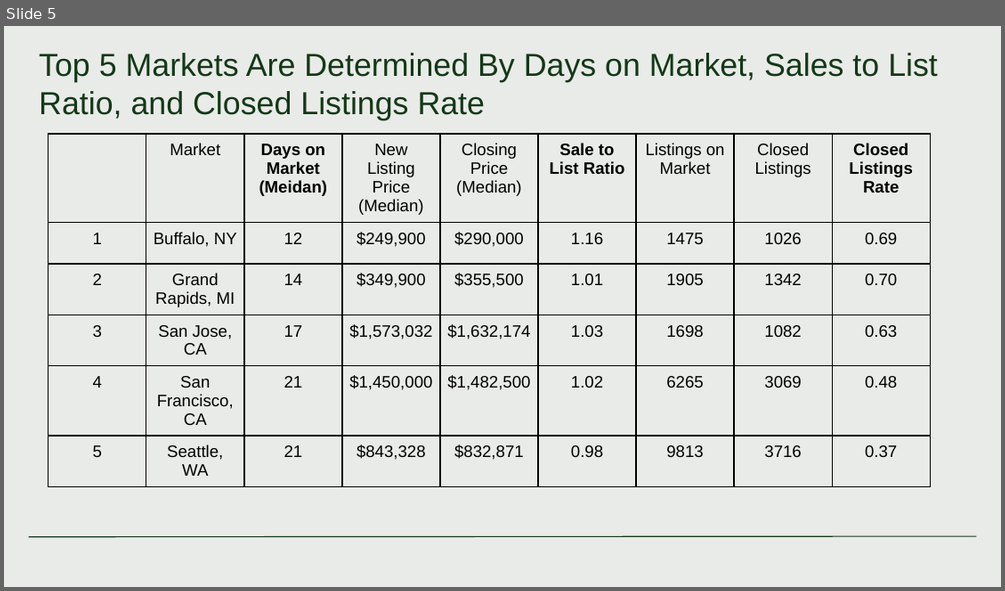
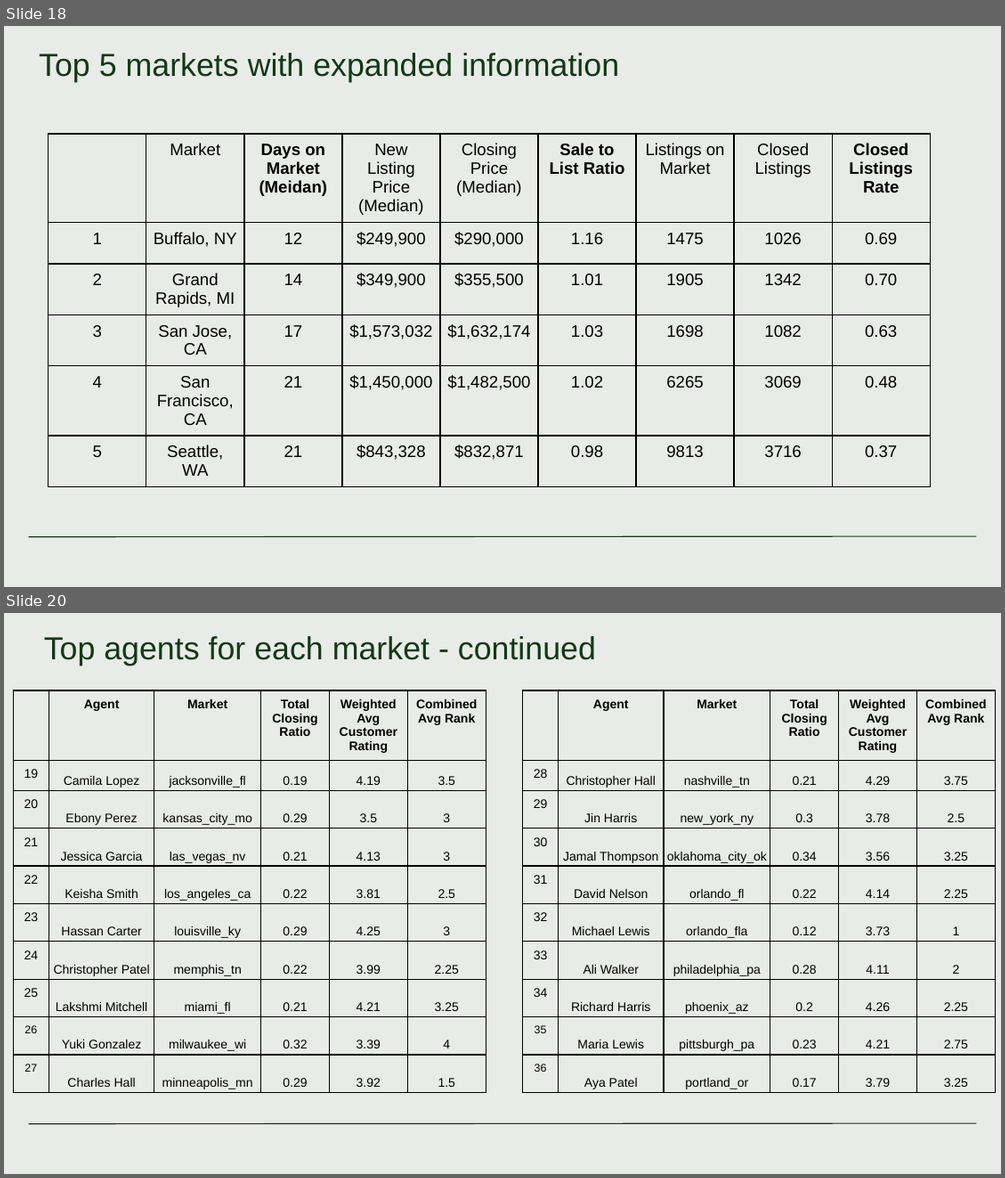
Before and after one commit to Magister774/Clever-Assessment, a slide deck: Smiley Real Estate - Sales Performance Analysis.pptx. Shown one above the other, each under a label of ours: slide 5 before the commit, slides 18 and 20 after it; the slides between them are not shown. The pictures are 1005x591 and 1005x1178 pixels, drawn with LibreOffice and Linux fonts; fonts in the diff are those of the drawing. Boxes give left, top, right and bottom in pixels: in the first picture for what was removed or moved away, otherwise in the second. Text is boxed around its words. In the diff, an @@ line names an element or a change of style, - is before the commit and + after.

```diff
--- a/Smiley Real Estate - Sales Performance Analysis.pptx
+++ b/Smiley Real Estate - Sales Performance Analysis.pptx
@@ slide 20 added at <box>4,613,1001,1174</box>, background #E9EBE8; not listed: 1 template element that a slide beside it also shows @@
@@ title added at <box>44,636,596,666</box>, 23 pt, text #133817 @@
+Top agents for each market - continued
@@ table added at <box>13,690,487,1093</box>, 10 rows, 6 columns @@
+ | Agent | Market | Total Closing Ratio | Weighted Avg Customer Rating | Combined Avg Rank
+19 | Camila Lopez | jacksonville_fl | 0.19 | 4.19 | 3.5
+20 | Ebony Perez | kansas_city_mo | 0.29 | 3.5 | 3
+21 | Jessica Garcia | las_vegas_nv | 0.21 | 4.13 | 3
+22 | Keisha Smith | los_angeles_ca | 0.22 | 3.81 | 2.5
+23 | Hassan Carter | louisville_ky | 0.29 | 4.25 | 3
+24 | Christopher Patel | memphis_tn | 0.22 | 3.99 | 2.25
+25 | Lakshmi Mitchell | miami_fl | 0.21 | 4.21 | 3.25
+26 | Yuki Gonzalez | milwaukee_wi | 0.32 | 3.39 | 4
+27 | Charles Hall | minneapolis_mn | 0.29 | 3.92 | 1.5
@@ table added at <box>522,690,997,1093</box>, 10 rows, 6 columns @@
+ | Agent | Market | Total Closing Ratio | Weighted Avg Customer Rating | Combined Avg Rank
+28 | Christopher Hall | nashville_tn | 0.21 | 4.29 | 3.75
+29 | Jin Harris | new_york_ny | 0.3 | 3.78 | 2.5
+30 | Jamal Thompson | oklahoma_city_ok | 0.34 | 3.56 | 3.25
+31 | David Nelson | orlando_fl | 0.22 | 4.14 | 2.25
+32 | Michael Lewis | orlando_fla | 0.12 | 3.73 | 1
+33 | Ali Walker | philadelphia_pa | 0.28 | 4.11 | 2
+34 | Richard Harris | phoenix_az | 0.2 | 4.26 | 2.25
+35 | Maria Lewis | pittsburgh_pa | 0.23 | 4.21 | 2.75
+36 | Aya Patel | portland_or | 0.17 | 3.79 | 3.25
@@ what was slide 5 is now slide 18 @@
@@ slide 18 changed as well @@
@@ title at <box>39,53,619,83</box>: text changed @@
-Top 5 Markets Are Determined By Days on Market, Sales to List Ratio, and Closed Listings Rate
+Top 5 markets with expanded information
```
Also in this commit, not shown: 4 other slides changed, 14 other slides added.
